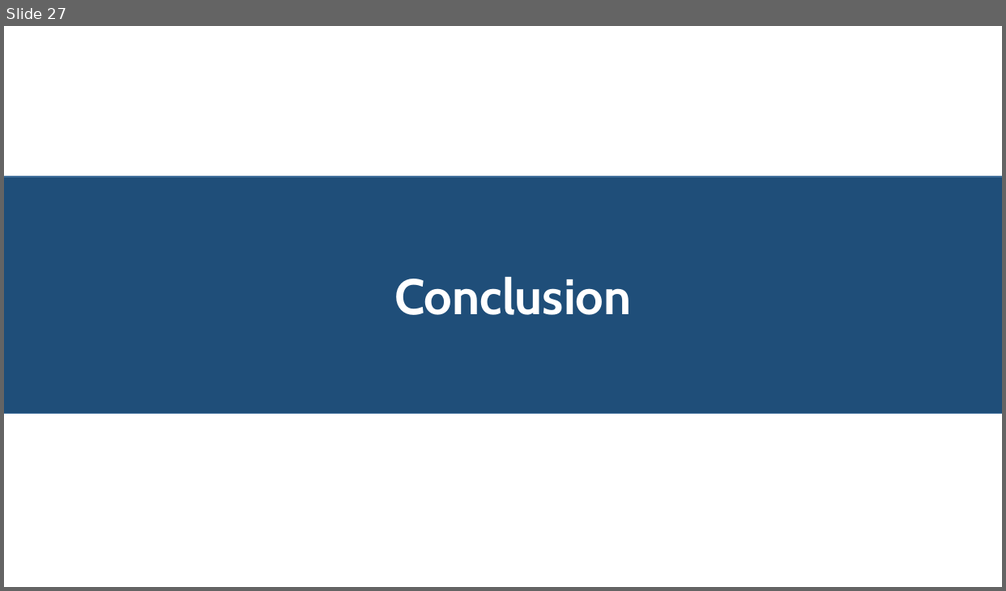
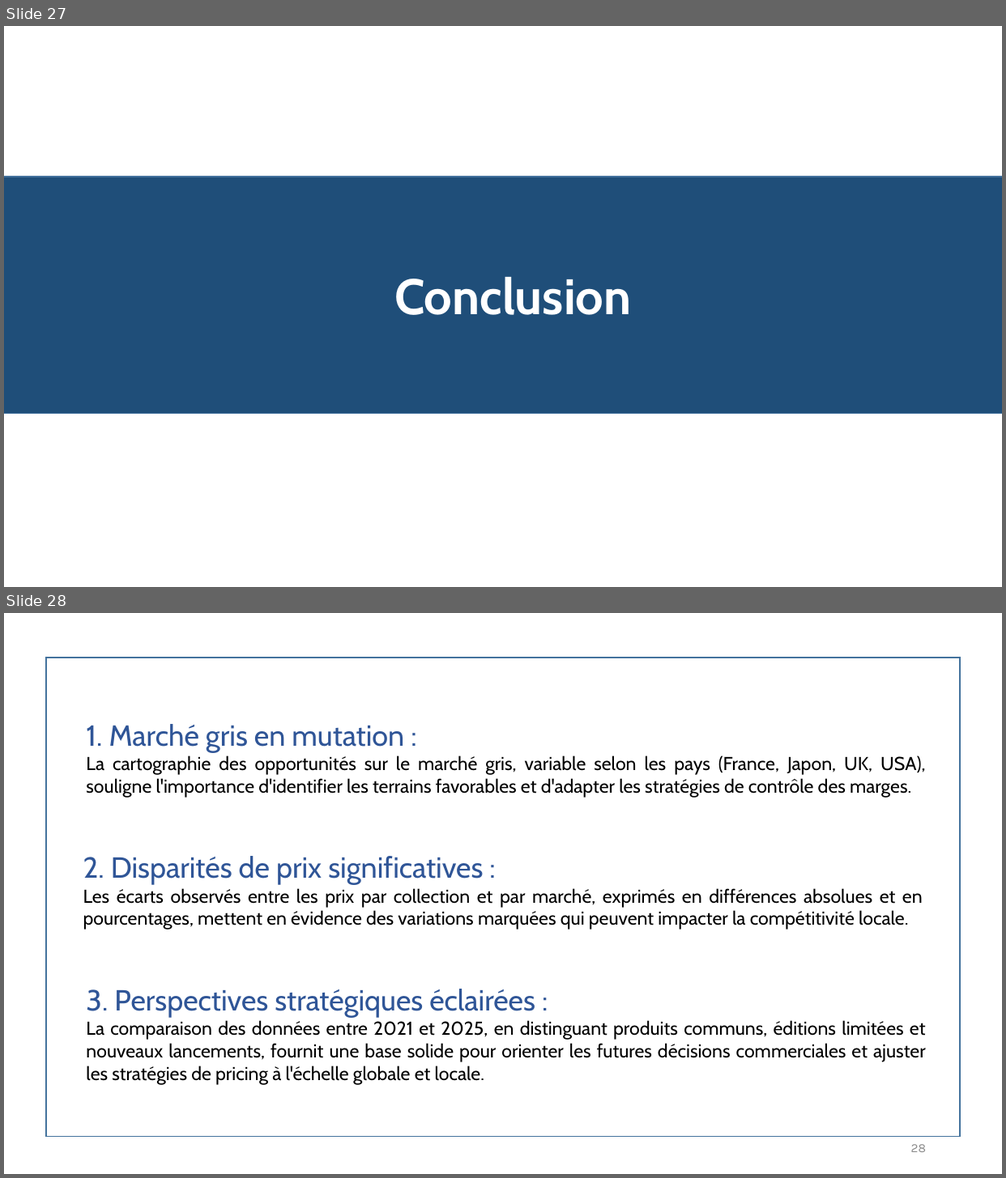
Before and after one commit to Ahak99/Data-Data-Challenge, a slide deck: docs/Présentation - Analyse des prix des montres de luxe Panerai.pptx. Shown one above the other, each under a label of ours: slide 27 before the commit, slides 27 and 28 after it. The pictures are 1006x591 and 1006x1178 pixels, drawn with LibreOffice and Linux fonts; fonts in the diff are those of the drawing. Boxes give left, top, right and bottom in pixels: in the first picture for what was removed or moved away, otherwise in the second. Text is boxed around its words. In the diff, an @@ line names an element or a change of style, - is before the commit and + after.

Commit message:
commit updates

```diff
--- a/docs/Présentation - Analyse des prix des montres de luxe Panerai.pptx
+++ b/docs/Présentation - Analyse des prix des montres de luxe Panerai.pptx
@@ slide 28 added at [4,613,1002,1174], background #FFFFFF @@
@@ rectangle added at [46,658,960,1137], outline #43739E 1 pt @@
@@ text added at [86,724,925,798], 18 pt, text #000000 @@
+1. Marché gris en mutation :
+La cartographie des opportunités sur le marché gris, variable selon les pays (France, Japon, UK, USA), souligne l'importance d'identifier les terrains favorables et d'adapter les stratégies de contrôle des marges.
@@ text added at [83,856,923,930], 18 pt, text #000000 @@
+2. Disparités de prix significatives :
+Les écarts observés entre les prix par collection et par marché, exprimés en différences absolues et en pourcentages, mettent en évidence des variations marquées qui peuvent impacter la compétitivité locale.
@@ text added at [86,989,926,1085], 18 pt, text #000000 @@
+3. Perspectives stratégiques éclairées :
+La comparaison des données entre 2021 et 2025, en distinguant produits communs, éditions limitées et nouveaux lancements, fournit une base solide pour orienter les futures décisions commerciales et ajuster les stratégies de pricing à l'échelle globale et locale.
@@ page number added at [911,1144,926,1152], 12 pt, text #8C8C8C @@
+28
```
Also in this commit, not shown: 1 other slide added.
